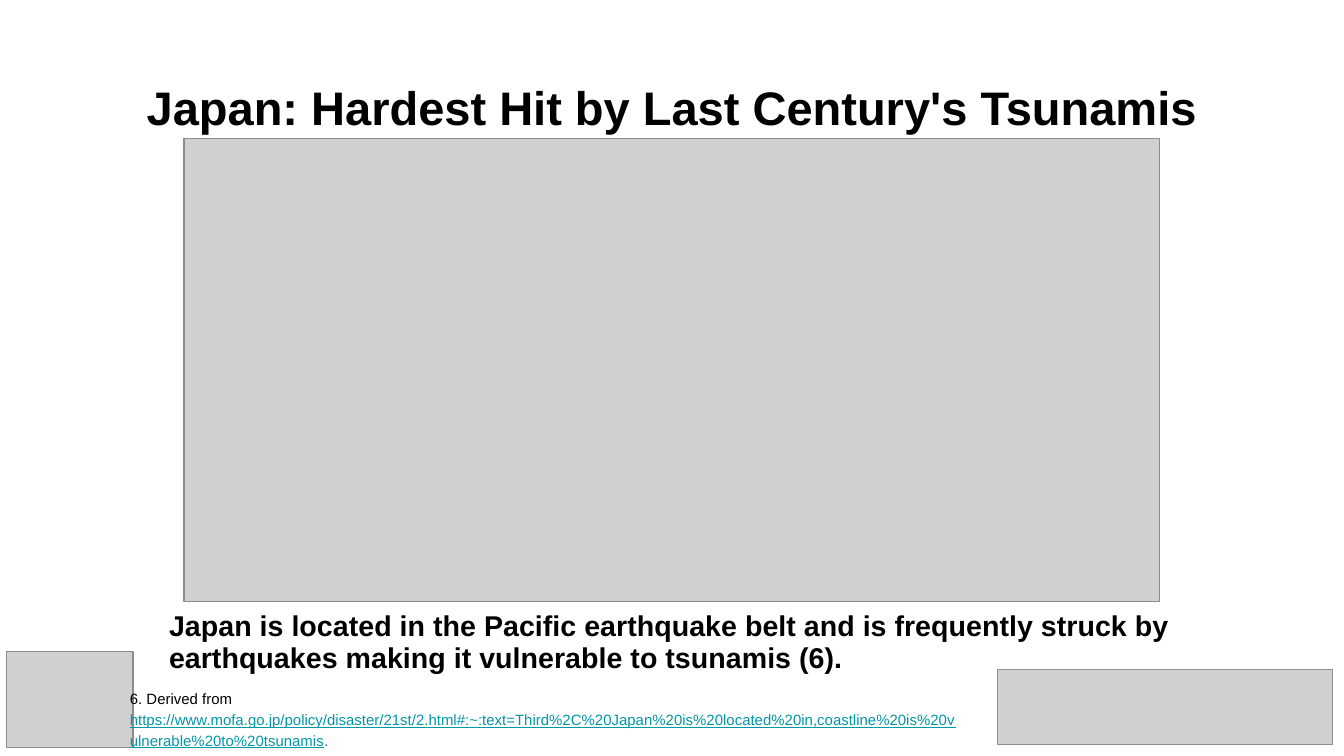
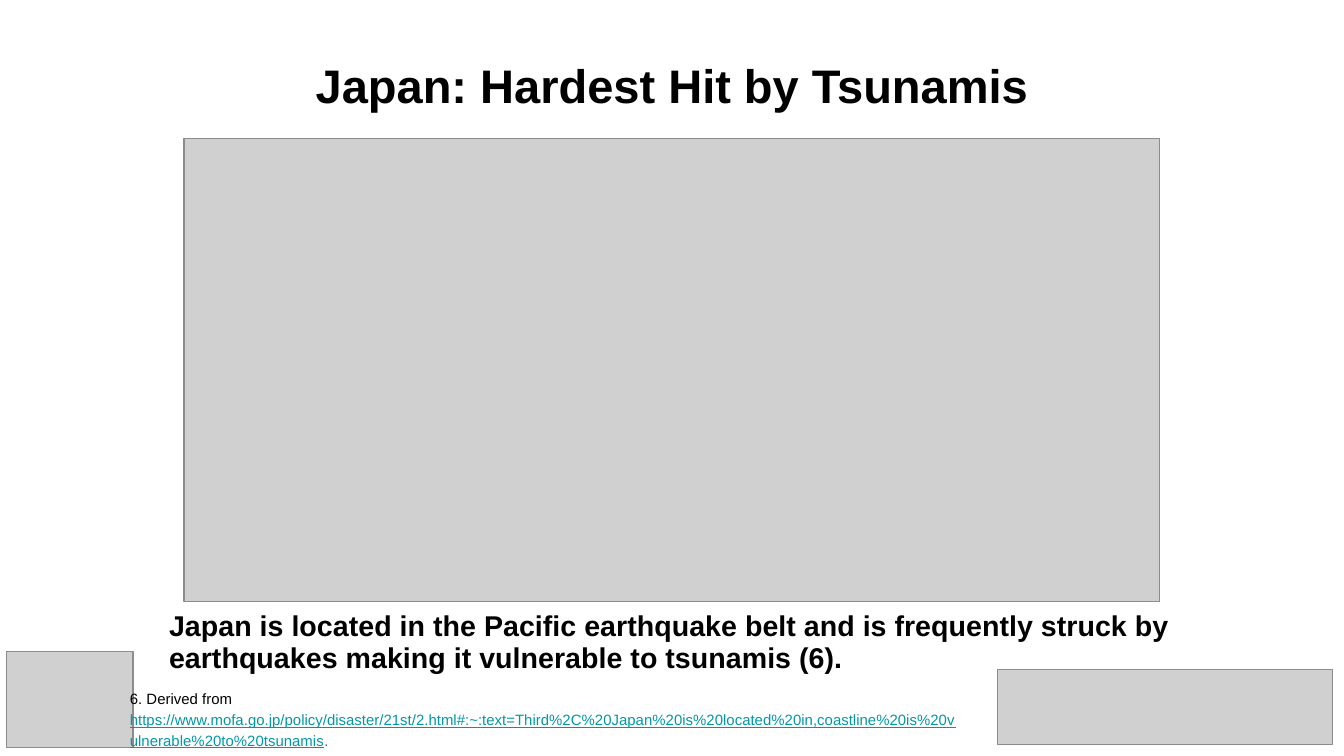
Before and after one commit to AmirAhanchian/Tsunami-Project-3-team5, a slide deck: slide 11 of Project 3-Team 5 Presentation.pptx. Drawn at 1344x756 pixels with LibreOffice and Linux fonts; fonts in the diff are those of the drawing; grey boxes stand for pictures. Boxes give left, top, right and bottom in pixels: in the first picture for what was removed or moved away, otherwise in the second. Text is boxed around its words. In the diff, an @@ line names an element or a change of style, - is before the commit and + after.

```diff
--- a/Project 3-Team 5 Presentation.pptx
+++ b/Project 3-Team 5 Presentation.pptx
@@ title at box(316, 69, 1028, 112): text changed @@
-Japan: Hardest Hit by Last Century's Tsunamis
+Japan: Hardest Hit by Tsunamis
```
Also in this commit, not shown: 1 other slide changed.
